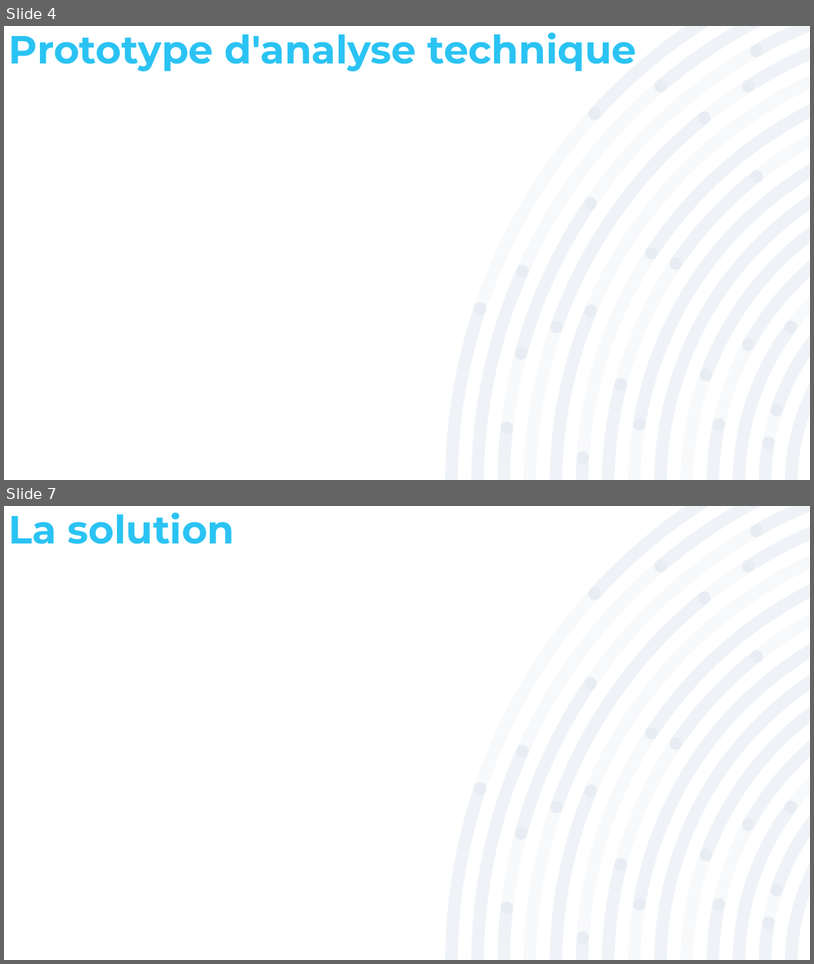
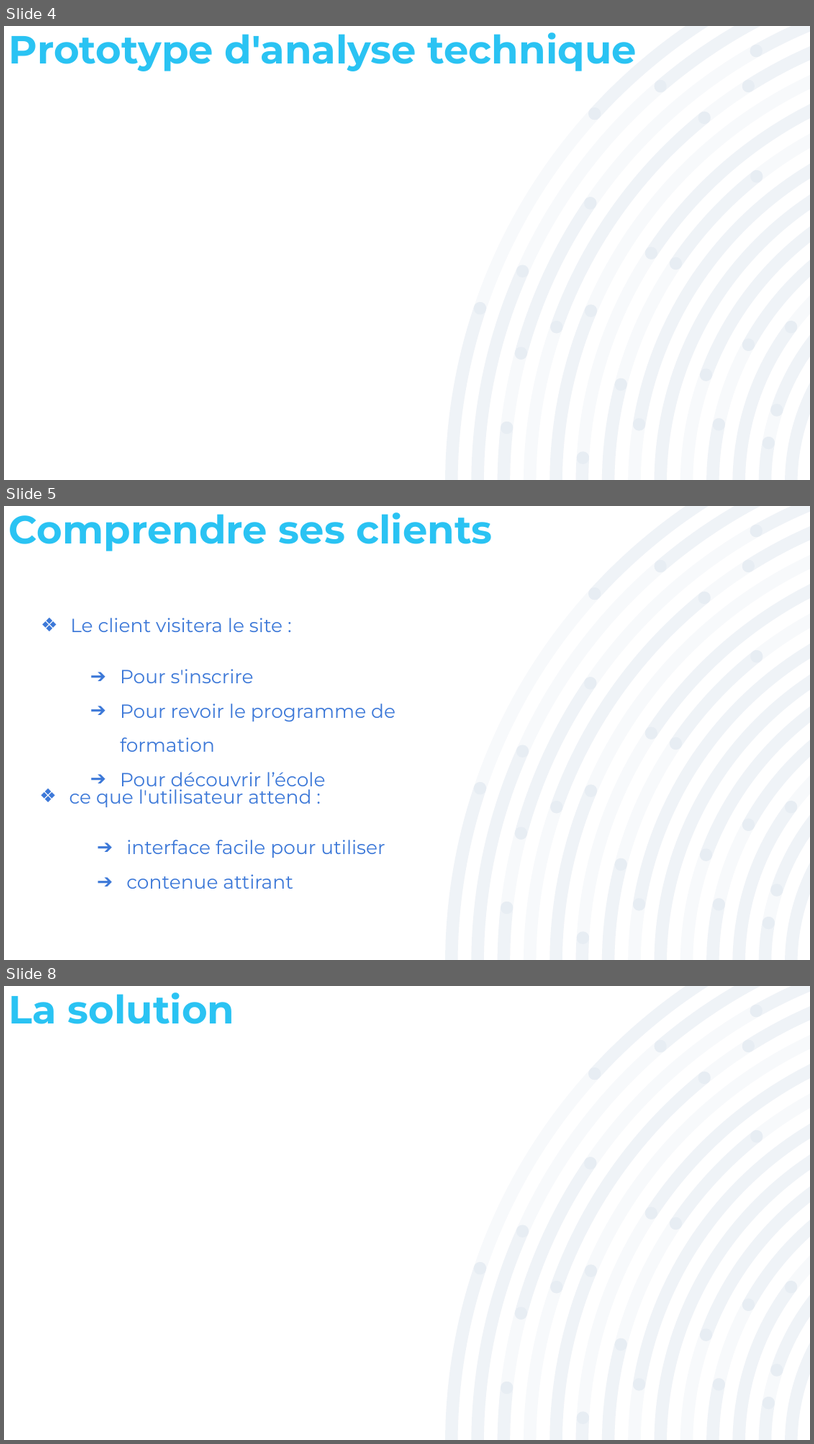
Before and after one commit to CHAHBAR-SOUFIANE/Projet_5_Mise-niveau_solicode.co, a slide deck: Présentation/Projet_5.pptx. Shown one above the other, each under a label of ours: slides 4 and 7 before the commit, slides 4, 5 and 8 after it; the slides between them are not shown. The pictures are 814x964 and 814x1444 pixels, drawn with LibreOffice and Linux fonts; fonts in the diff are those of the drawing. Boxes give left, top, right and bottom in pixels: in the first picture for what was removed or moved away, otherwise in the second. Text is boxed around its words. In the diff, an @@ line names an element or a change of style, - is before the commit and + after.

```diff
--- a/Présentation/Projet_5.pptx
+++ b/Présentation/Projet_5.pptx
@@ slide 5 added at <box>4,506,810,960</box>, background #FFFFFF; not listed: 3 template elements that a slide beside it also shows @@
@@ title added at <box>9,512,492,551</box>, 35 pt, text #2AC3F3, bold @@
+Comprendre ses clients
@@ text added at <box>70,618,283,632</box>, 17 pt, text #3C78D8 @@
+❖ Le client visitera le site :
@@ text added at <box>120,669,396,790</box>, 17 pt, text #3C78D8 @@
+➔ Pour s'inscrire
+➔ Pour revoir le programme de formation
+➔ Pour découvrir l’école
@@ text added at <box>70,785,311,807</box>, 17 pt, text #3C78D8 @@
+❖ ce que l'utilisateur attend :
@@ text added at <box>126,839,385,888</box>, 17 pt, text #3C78D8 @@
+➔ interface facile pour utiliser
+➔ contenue attirant
@@ what was slide 7 is now slide 8 @@
```
Also in this commit, not shown: 2 other slides added, 2 slides removed, 2 other files.
